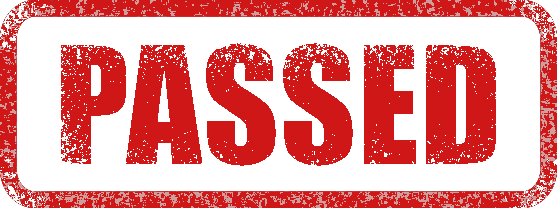
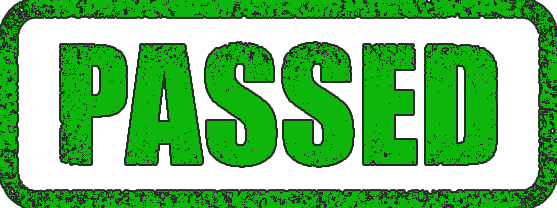
Layer changes from the first (557, 208) image to the second:
painted on "Layer 1 copy" over (0, 0, 557, 208)
